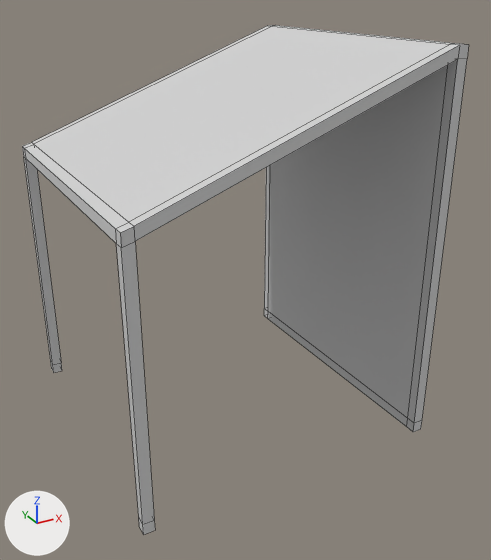
An edit to the OBJ model data/mesh/salle/salle_cote.obj, drawn before and after from the same camera.
The view is the same before and after, from a 50 mm camera at (-1.9, -3.79, 1.34) aimed at (0.09, -0.18, -0.46). The lights are fixed; the arrows at lower left show +X, +Y and +Z. Mesh edges are drawn as thin lines. Where no turn or scale is listed for an object, it has been applied to the vertices. Vertices at the same position are counted once.

Script lines for the objects in view, before the commit:
```python
mat_material = principled_material('Material')
mat_material.base_color = (0.64, 0.64, 0.64)  # light grey #d1d1d1
mat_material.roughness = 0.69
me_cube = bpy.data.meshes.new('Cube')
me_cube.from_pydata(...)  # 64 vertices, 67 faces; spans x -1.0..1.0, y -1.0..1.0, z -1.45..1.03
me_cube.materials.append(mat_material)  # light grey #d1d1d1
ob_cube = bpy.data.objects.new('Cube', me_cube)
ob_cube.location = (0.0, 0.0, 0.0)
```
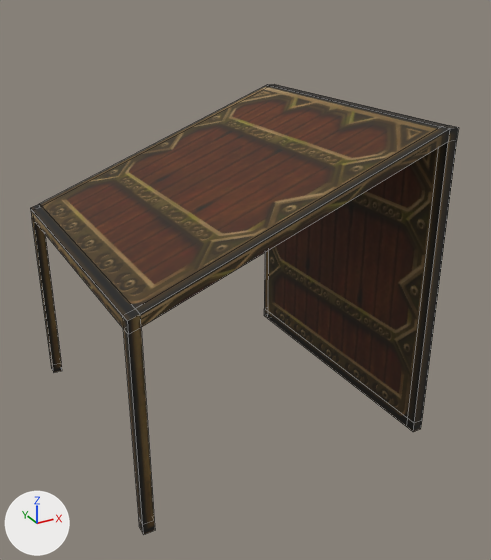
Edits to the scene script, one JSON object a line:
```json
{"op": "add", "block": "img_bois_jpg", "code": ["img_bois_jpg = load_image('bois.jpg', '../../textures/salle/bois.jpg', 480, 480, 'sRGB')"]}
{"op": "remove", "block": "mat_material", "code": "mat_material.base_color = (0.64, 0.64, 0.64)  # light grey #d1d1d1"}
{"op": "add", "block": "mat_material", "code": "mat_material.texture = img_bois_jpg"}
{"op": "add", "block": "mat_material_bois_jpg", "code": ["mat_material_bois_jpg = principled_material('Material_bois.jpg')", "mat_material_bois_jpg.texture = img_bois_jpg", "mat_material_bois_jpg.roughness = 0.69"]}
{"block": "me_cube", "where": "# used by ob_cube; location = (0.0, 0.0, 0.0)"}
{"op": "remove", "block": "me_cube", "code": "me_cube.from_pydata(...)  # 64 vertices, 67 faces; spans x -1.0..1.0, y -1.0..1.0, z -1.45..1.03"}
{"op": "add", "block": "me_cube", "code": "me_cube.from_pydata(...)  # 64 vertices, 67 faces; spans x -1.0..1.0, y -1.0..1.0, z -1.45..0.59"}
{"block": "me_cube", "change": "me_cube part 1: all 32 vertices in x -1.0..1.0, y -1.0..1.0, z 0.24..1.03 are moved by (0.0, 0.0, -0.44)"}
{"block": "me_cube", "change": "me_cube part 2: 48 faces spanning x -1.0..1.0, y -1.0..1.0, z -1.45..0.59 switch from mat_material (light grey #d1d1d1) to mat_material_bois_jpg (picture img_bois_jpg)"}
```

Pixel boxes [x1, y1, x2, y2] of what changed, in the pictures (491 x 560 px; the box of a moved part takes in the faces that stretch with it):
```json
{"object": "Cube", "change": "surface changed, reshaped", "before": [22, 25, 469, 534], "after": [30, 84, 459, 534], "on screen": "grey to brown, 12% shorter"}
{"part": 1, "of": "me_cube", "change": "moved or reshaped", "before": [22, 25, 469, 524], "after": [30, 84, 459, 524]}
{"part": 2, "of": "me_cube", "change": "recoloured", "before": [51, 309, 422, 534], "after": [51, 309, 422, 534], "on screen": "grey to black"}
```
